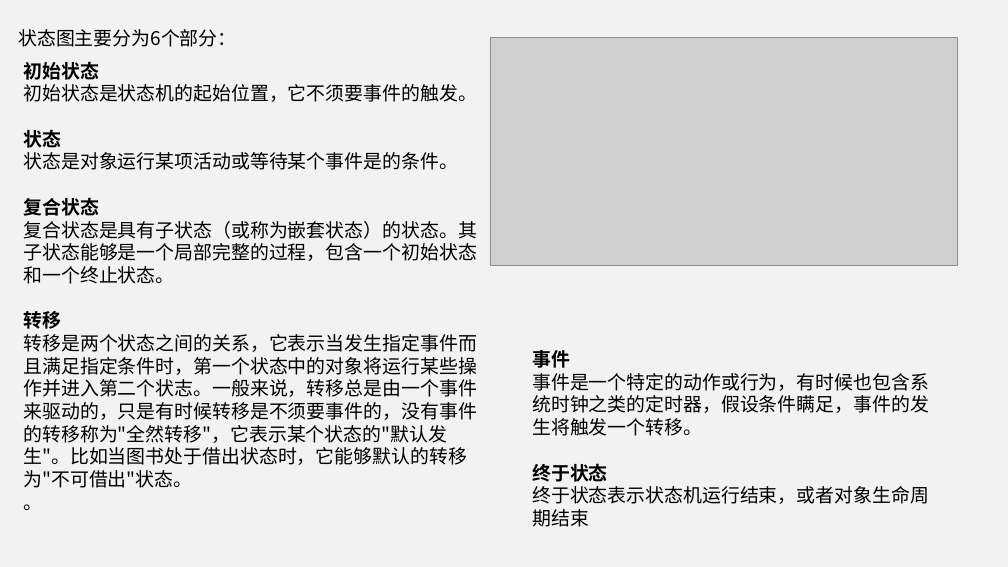
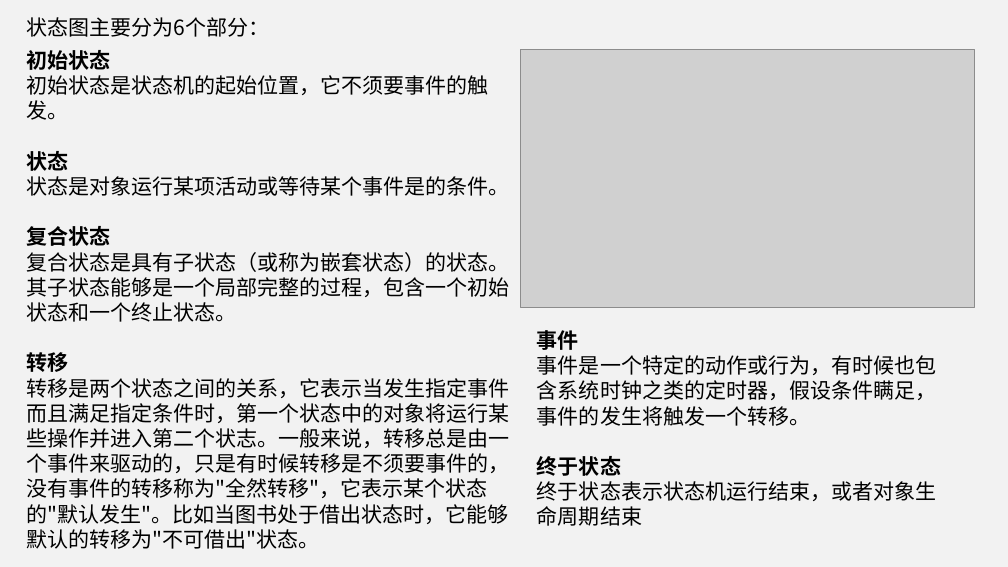
Before and after one commit to PRD2018-G09/Educational-Website, a slide deck: slide 23 of 受控文档/翻转课堂PPT/PRD2018-G09-翻转课堂PPT 各类图介绍.ppt. Drawn at 1008x567 pixels with LibreOffice and Linux fonts; fonts in the diff are those of the drawing; grey boxes stand for pictures. Boxes give left, top, right and bottom in pixels: in the first picture for what was removed or moved away, otherwise in the second. Text is boxed around its words. In the diff, an @@ line names an element or a change of style, - is before the commit and + after.

Commit message:
第一次全面审查

```diff
--- a/受控文档/翻转课堂PPT/PRD2018-G09-翻转课堂PPT 各类图介绍.ppt
+++ b/受控文档/翻转课堂PPT/PRD2018-G09-翻转课堂PPT 各类图介绍.ppt
@@ text "状态图主要分为6个部分：": place and size @@
-text "状态图主要分为6个部分：" at box(18, 29, 236, 47)
+text "状态图主要分为6个部分：" at box(26, 17, 269, 37)
@@ text "初始状态": place and size @@
-text "初始状态" at box(23, 61, 477, 510)
+text "初始状态" at box(26, 50, 510, 524)
@@ picture: place and size @@
-picture at box(490, 38, 957, 266)
+picture at box(520, 49, 975, 307)
@@ size 18 to 20 pt in 3 elements at box(26, 17, 269, 37), box(26, 50, 510, 524), box(537, 330, 937, 526) @@
@@ text "事件": place and size @@
-text "事件" at box(532, 350, 929, 527)
+text "事件" at box(537, 330, 937, 526)
@@ text at box(23, 504, 42, 510): paragraph removed @@
-。
```
Also in this commit, not shown: 8 other slides changed, 9 other files.
